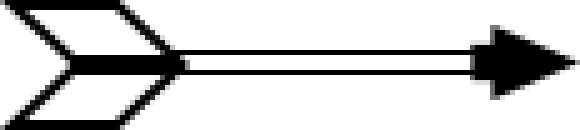
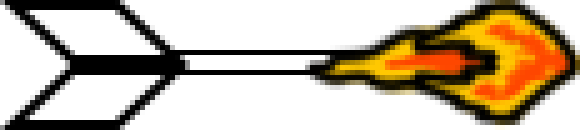
Two versions of the same layered image (580x130). Layer-by-layer changes:
added layer "FireArrow" above "Arrow" over <box>305,0,580,130</box>
hid "Arrow" over <box>305,0,580,130</box>
